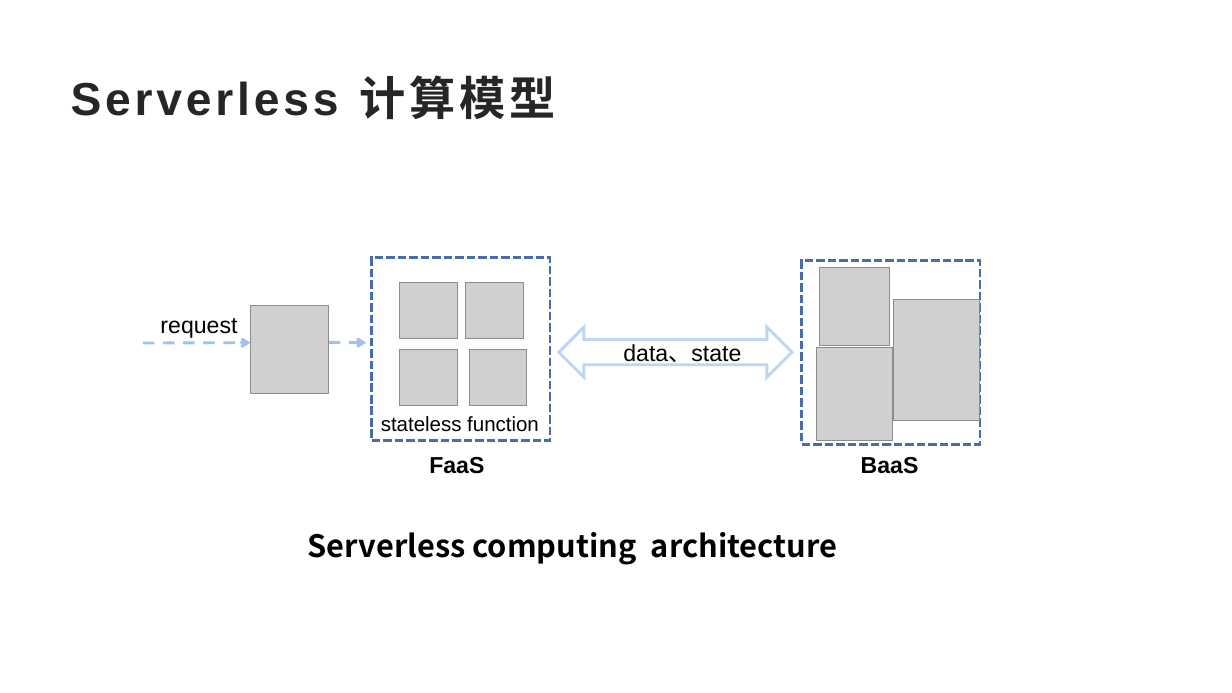
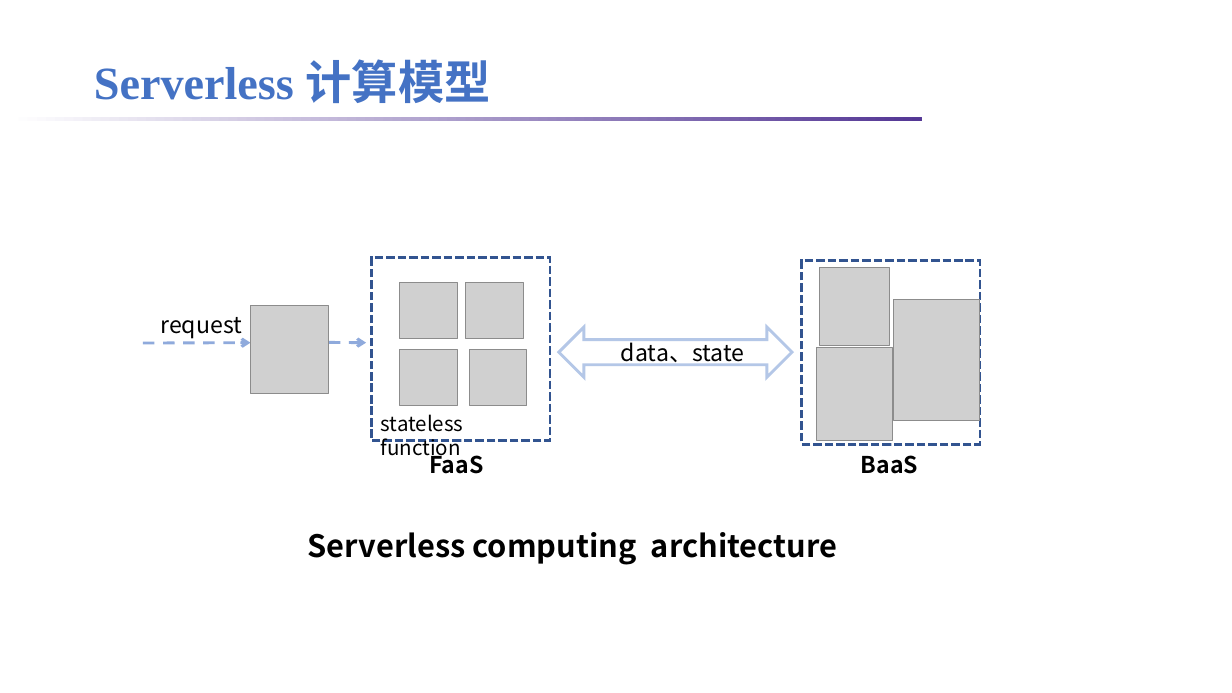
Before and after one commit to lt2000/ADSL, a slide deck: slide 8 of meeting/作图.pptx (slide 7 before the commit). Drawn at 1232x693 pixels with LibreOffice and Linux fonts; fonts in the diff are those of the drawing; grey boxes stand for pictures; background and template pictures are left out. Boxes give left, top, right and bottom in pixels: in the first picture for what was removed or moved away, otherwise in the second. Text is boxed around its words. In the diff, an @@ line names an element or a change of style, - is before the commit and + after.

```diff
--- a/meeting/作图.pptx
+++ b/meeting/作图.pptx
@@ title "Serverless 计算模型": place and size @@
-title "Serverless 计算模型" at bbox=[71, 75, 556, 119]
+title "Serverless 计算模型" at bbox=[94, 59, 491, 103]
@@ title "Serverless 计算模型" at bbox=[94, 59, 491, 103]: font Arial to Times New Roman, text colour #262626 to #4472C4, letter spacing 3 to 0 pt; line spacing 1 to 1.2 @@
@@ rectangle added at bbox=[10, 117, 922, 121], fill gradient #FFFFFF to #543795 @@
@@ rectangle at bbox=[372, 257, 550, 441]: outline #476FAA 2.25 pt dashed to #325491 2.25 pt dashed @@
@@ rectangle at bbox=[802, 261, 981, 445]: outline #476FAA 2.25 pt dashed to #325491 2.25 pt dashed @@
@@ left right arrow at bbox=[559, 327, 792, 377]: outline #BFD5F5 2.25 pt to #B4C7E7 2.25 pt @@
@@ arrow (143, 343) - (250, 343): stroke #A0C0F0 2.25 pt dashed to #8FAADC 2.25 pt dashed @@
@@ arrow (329, 343) - (366, 343): stroke #A0C0F0 2.25 pt dashed to #8FAADC 2.25 pt dashed @@
@@ font Arial to Noto Sans CJK SC in 5 elements at bbox=[160, 317, 242, 338], bbox=[429, 449, 483, 474], bbox=[861, 455, 918, 474], bbox=[621, 338, 745, 366], bbox=[381, 414, 464, 461] @@
```
Also in this commit, not shown: 9 other slides changed, 4 slides added, 1 slide removed, 1 other file.
